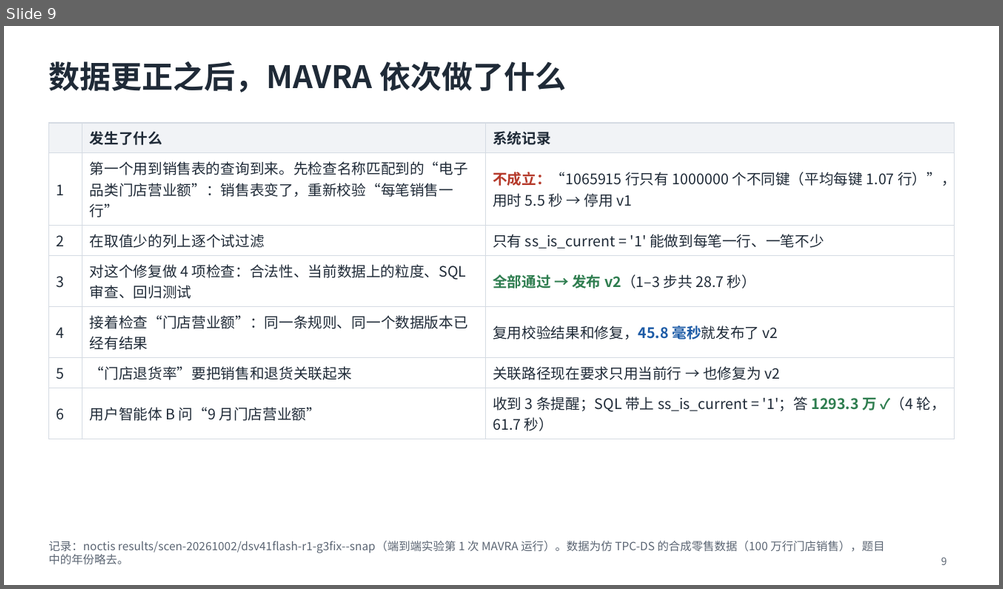
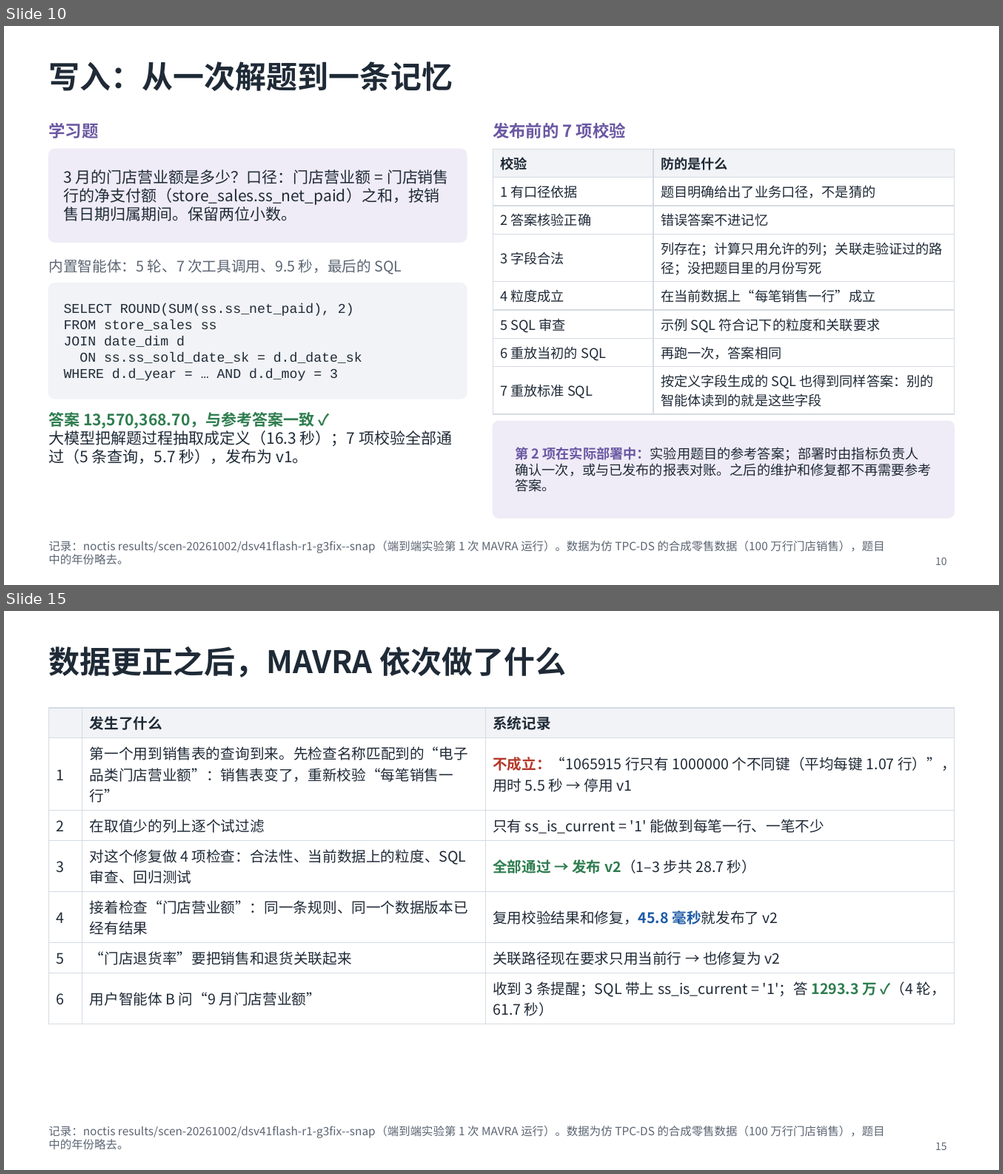
Before and after one commit to mmmttt000045/agent4db-adapter, a slide deck: docs/mavra-system.pptx. Shown one above the other, each under a label of ours: slide 9 before the commit, slides 10 and 15 after it; the slides between them are not shown. The pictures are 1003x589 and 1003x1174 pixels, drawn with LibreOffice and Linux fonts; fonts in the diff are those of the drawing. Boxes give left, top, right and bottom in pixels: in the first picture for what was removed or moved away, otherwise in the second. Text is boxed around its words. In the diff, an @@ line names an element or a change of style, - is before the commit and + after.

```diff
--- a/docs/mavra-system.pptx
+++ b/docs/mavra-system.pptx
@@ slide 10 added at (x1=4, y1=26, x2=999, y2=585), background #FFFFFF @@
@@ title added at (x1=48, y1=62, x2=452, y2=91), 30 pt, text #1F2A37, bold @@
+写入：从一次解题到一条记忆
@@ text added at (x1=48, y1=123, x2=98, y2=138), 16 pt, text #6A58A3, bold @@
+学习题
@@ text added at (x1=492, y1=123, x2=626, y2=138), 16 pt, text #6A58A3, bold @@
+发布前的 7 项校验
@@ rounded rectangle added at (x1=48, y1=149, x2=466, y2=242), fill #EFECF7, outline #EFECF7 1 pt @@
@@ table added at (x1=492, y1=149, x2=954, y2=410), 8 rows, 2 columns @@
+校验 | 防的是什么
+1 有口径依据 | 题目明确给出了业务口径，不是猜的
+2 答案核验正确 | 错误答案不进记忆
+3 字段合法 | 列存在；计算只用允许的列；关联走验证过的路径；没把题目里的月份写死
+4 粒度成立 | 在当前数据上“每笔销售一行”成立
+5 SQL 审查 | 示例 SQL 符合记下的粒度和关联要求
+6 重放当初的 SQL | 再跑一次，答案相同
+7 重放标准 SQL | 按定义字段生成的 SQL 也得到同样答案：别的智能体读到的就是这些字段
@@ text added at (x1=64, y1=170, x2=449, y2=221), 15 pt, text #1F2A37 @@
+3 月的门店营业额是多少？口径：门店营业额 = 门店销售行的净支付额（store_sales.ss_net_paid）之和，按销售日期归属期间。保留两位小数。
@@ text added at (x1=48, y1=259, x2=402, y2=275), 14 pt, text #5B6573 @@
+内置智能体：5 轮、7 次工具调用、9.5 秒，最后的 SQL
@@ rounded rectangle added at (x1=48, y1=284, x2=466, y2=399), fill #F1F3F6, outline #F1F3F6 1 pt @@
@@ text added at (x1=64, y1=304, x2=362, y2=381), 13 pt, text #1F2A37 @@
+SELECT ROUND(SUM(ss.ss_net_paid), 2)
+FROM store_sales ss
+JOIN date_dim d
+ON ss.ss_sold_date_sk = d.d_date_sk
+WHERE d.d_year = … AND d.d_moy = 3
@@ text added at (x1=48, y1=412, x2=452, y2=464), 15 pt, text #1F2A37 @@
+答案 13,570,368.70，与参考答案一致 ✓
+大模型把解题过程抽取成定义（16.3 秒）；7 项校验全部通过（5 条查询，5.7 秒），发布为 v1。
@@ rounded rectangle added at (x1=492, y1=421, x2=954, y2=518), fill #EFECF7, outline #EFECF7 1 pt @@
@@ text added at (x1=515, y1=447, x2=931, y2=492), 13 pt, text #1F2A37 @@
+第 2 项在实际部署中：实验用题目的参考答案；部署时由指标负责人确认一次，或与已发布的报表对账。之后的维护和修复都不再需要参考答案。
@@ text added at (x1=48, y1=541, x2=884, y2=565), 11 pt, text #5B6573 @@
+记录：noctis results/scen-20261002/dsv41flash-r1-g3fix--snap（端到端实验第 1 次 MAVRA 运行）。数据为仿 TPC-DS 的合成零售数据（100 万行门店销售），题目中的年份略去。
@@ page number added at (x1=935, y1=557, x2=947, y2=565), 10 pt, text #5B6573 @@
+10
@@ what was slide 9 is now slide 15 @@
@@ page number at (x1=935, y1=1142, x2=947, y2=1150): text changed @@
-9
+15
```
Also in this commit, not shown: 6 slides changed, 10 other slides added, 4 slides removed, 6 other files.
